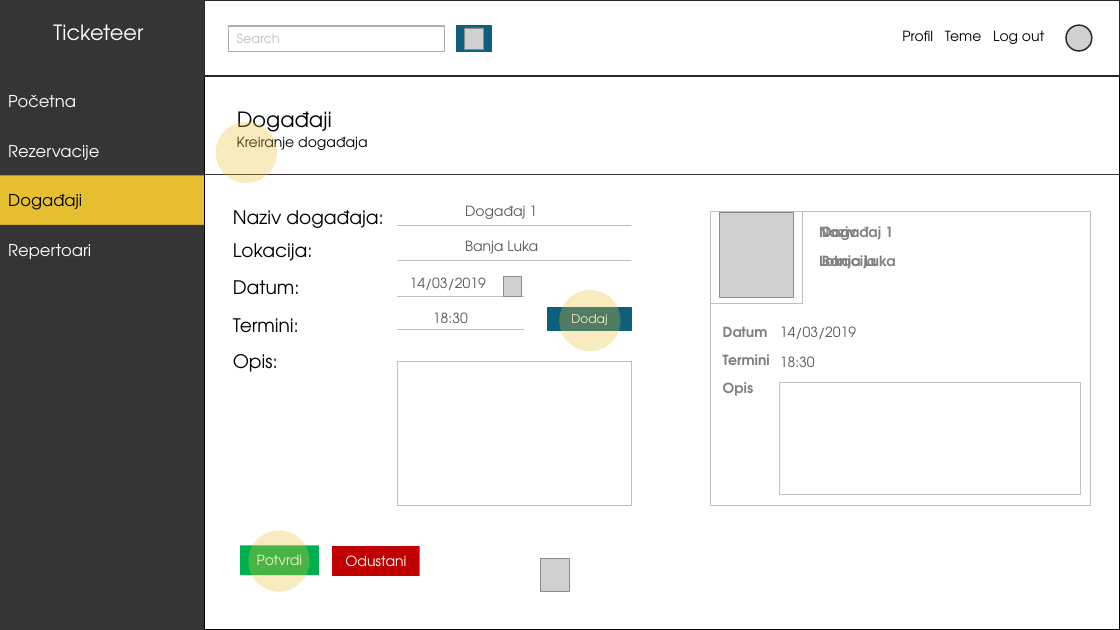
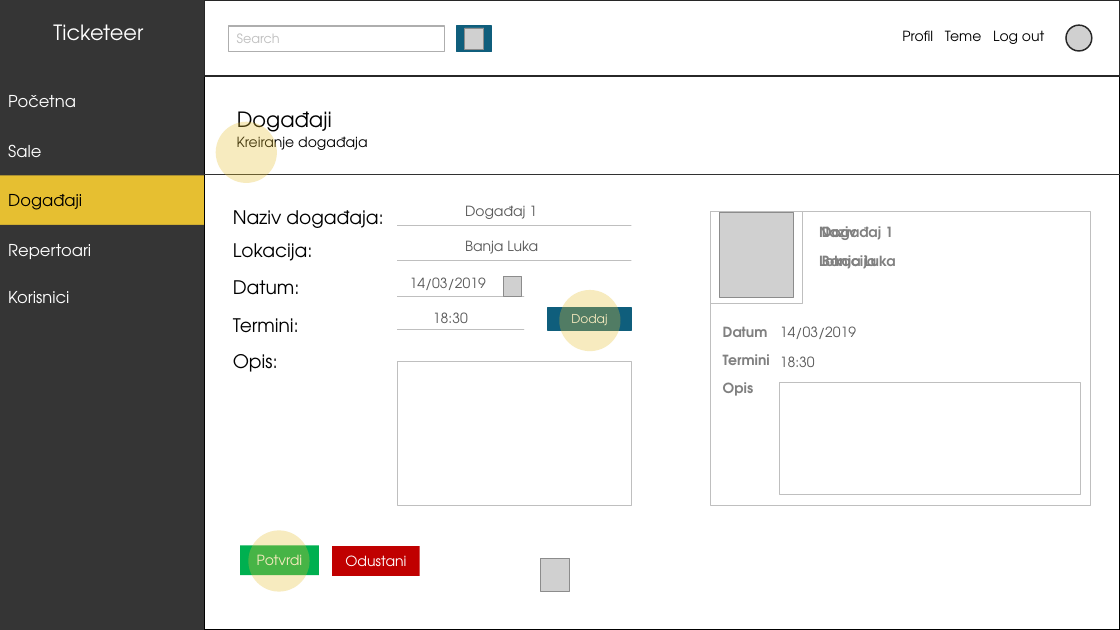
Before and after one commit to BNikola/ticketeer_old, a slide deck: slide 16 of Ticketeer.pptx. Drawn at 1120x630 pixels with LibreOffice and Linux fonts; fonts in the diff are those of the drawing; grey boxes stand for pictures; background and template pictures are left out. Boxes give left, top, right and bottom in pixels: in the first picture for what was removed or moved away, otherwise in the second. Text is boxed around its words. In the diff, an @@ line names an element or a change of style, - is before the commit and + after.

```diff
--- a/Ticketeer.pptx
+++ b/Ticketeer.pptx
@@ text in rectangle at <box>8,144,41,157</box>: text changed @@
-Rezervacije
+Sale
@@ text added at <box>8,291,69,303</box>, 14 pt, text #FFFFFF @@
+Korisnici
```
Also in this commit, not shown: 1 other slide changed.
